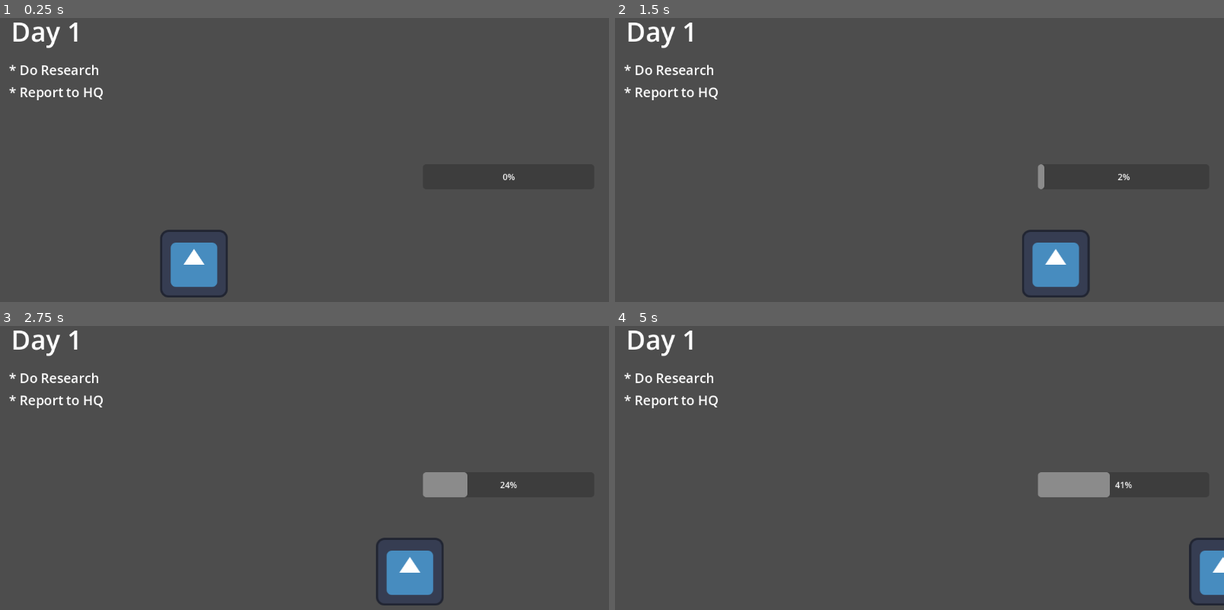
Above: before the commit, frames 1-4 (two rows, left to right).
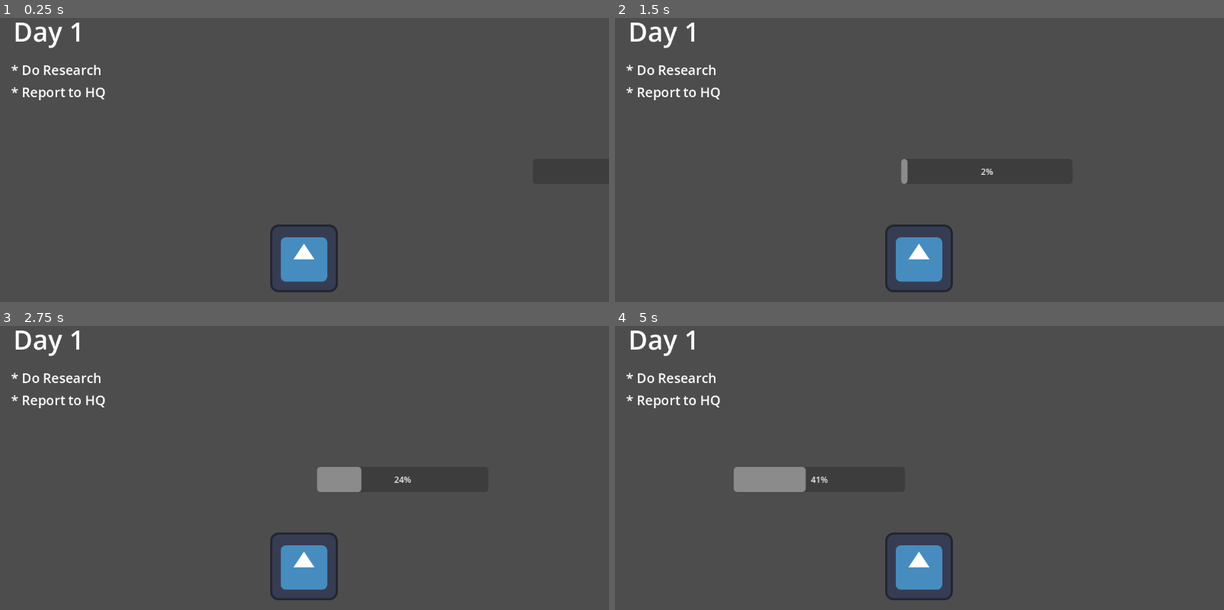
Above: after the commit, the same moments.

Repository: jerrsjackDeet/nasa_hackaton_2026_repo
Game: Godot game, scene res://scene/tasker.tscn
Two runs of this game, one before a commit and one after it. Both use one fixed random seed, a clock stepped at 60 frames per second and the inputs below. The project has no main scene, so this scene is started directly. The engine's default icon, where the game draws it, is replaced by a stand-in: a white triangle on a blue panel in a dark square.
Inputs:
- Up to frame 1 (0.25 s): no input
- Up to frame 2 (1.5 s): tap Enter at 0.5 s; hold Right (ui_right) from 0.53 s (still down); tap Space at 0.77 s
- Up to frame 3 (2.75 s): tap Space at 1.52 s; release Right (ui_right) at 2.03 s; hold Left (ui_left) from 2.03 s (still down)
- Up to frame 4 (5 s): release Left (ui_left) at 2.78 s; hold Right (ui_right) 2.78-4.28 s; tap Space at 3.02, 3.77, 4.52 s; hold Left (ui_left) from 4.28 s (still down)

The runs differ from the first frame. In frame 1, 4.2% of the frame differs, in the area x 1-85%, y 1-99%; in frame 2, 4.4%; in frame 3, 5.5%; in frame 4, 5.5%, in the area x 1-100%, y 1-99%.

Commit message:
camera 2d

Diff:
--- a/scene/tasker.tscn
+++ b/scene/tasker.tscn
@@ -17,6 +17,12 @@
 [node name="CollisionShape2D" type="CollisionShape2D" parent="Area2D"]
 shape = SubResource("RectangleShape2D_tnmt1")
 
+[node name="ProgressBar" type="ProgressBar" parent="Area2D"]
+offset_left = -161.0
+offset_top = -180.0
+offset_right = 163.0
+offset_bottom = -133.0
+
 [node name="CharacterBody2D" type="CharacterBody2D" parent="."]
 position = Vector2(368, 484)
 script = ExtResource("1_goyt1")
@@ -29,27 +35,28 @@
 position = Vector2(-1.5, -1.75)
 shape = SubResource("RectangleShape2D_udytp")
 
-[node name="UI_task" type="Control" parent="."]
+[node name="UI_task" type="Control" parent="CharacterBody2D"]
 layout_mode = 3
 anchors_preset = 8
 anchor_left = 0.5
 anchor_top = 0.5
 anchor_right = 0.5
 anchor_bottom = 0.5
-offset_left = -4.0
-offset_right = 1159.0
-offset_bottom = 660.0
+offset_left = -576.0
+offset_top = -474.0
+offset_right = 587.0
+offset_bottom = 186.0
 grow_horizontal = 2
 grow_vertical = 2
 size_flags_horizontal = 4
 size_flags_vertical = 4
 
-[node name="day_1" type="Control" parent="UI_task"]
+[node name="day_1" type="Control" parent="CharacterBody2D/UI_task"]
 anchors_preset = 0
 offset_right = 40.0
 offset_bottom = 40.0
 
-[node name="day1" type="Label" parent="UI_task/day_1"]
+[node name="day1" type="Label" parent="CharacterBody2D/UI_task/day_1"]
 layout_mode = 0
 offset_left = 25.0
 offset_top = 8.0
@@ -58,7 +65,7 @@
 theme_override_font_sizes/font_size = 50
 text = "Day 1"
 
-[node name="Label2" type="Label" parent="UI_task/day_1"]
+[node name="Label2" type="Label" parent="CharacterBody2D/UI_task/day_1"]
 layout_mode = 0
 offset_left = 4.0
 offset_top = 81.0
@@ -69,7 +76,7 @@
 horizontal_alignment = 1
 vertical_alignment = 1
 
-[node name="Label3" type="Label" parent="UI_task/day_1"]
+[node name="Label3" type="Label" parent="CharacterBody2D/UI_task/day_1"]
 layout_mode = 0
 offset_left = 5.0
 offset_top = 123.0
@@ -80,7 +87,7 @@
 horizontal_alignment = 1
 vertical_alignment = 1
 
-[node name="ColorRect" type="ColorRect" parent="UI_task/day_1"]
+[node name="ColorRect" type="ColorRect" parent="CharacterBody2D/UI_task/day_1"]
 visible = false
 layout_mode = 0
 offset_left = 32.0
@@ -88,7 +95,7 @@
 offset_right = 197.0
 offset_bottom = 118.0
 
-[node name="ColorRect2" type="ColorRect" parent="UI_task/day_1"]
+[node name="ColorRect2" type="ColorRect" parent="CharacterBody2D/UI_task/day_1"]
 visible = false
 layout_mode = 0
 offset_left = 38.0
@@ -96,12 +103,8 @@
 offset_right = 203.0
 offset_bottom = 159.0
 
-[node name="ProgressBar" type="ProgressBar" parent="UI_task"]
-layout_mode = 0
-offset_left = 804.0
-offset_top = 294.0
-offset_right = 1128.0
-offset_bottom = 341.0
+[node name="Camera2D" type="Camera2D" parent="CharacterBody2D"]
+offset = Vector2(0, -150)
 
 [connection signal="body_entered" from="Area2D" to="CharacterBody2D" method="_on_area_2d_body_entered"]
 [connection signal="body_exited" from="Area2D" to="CharacterBody2D" method="_on_area_2d_body_exited"]
--- a/script/character_body_2d.gd
+++ b/script/character_body_2d.gd
@@ -7,9 +7,9 @@
 	pass
 func _process(_delta) -> void:
 	if dalam_task1 == true:
-		$"../UI_task/ProgressBar".value += 0.3
-	if $"../UI_task/ProgressBar".value == 100:
-		$"../UI_task/day_1/ColorRect".visible = true
+		$"../Area2D/ProgressBar".value += 0.3
+	if $"../Area2D/ProgressBar".value == 100:
+		$UI_task/day_1/ColorRect.visible = true
 func _physics_process(_delta) -> void:
 	move_and_slide()
 	var dir = Input.get_axis("ui_left", "ui_right")
Not shown, added: scene/character_body_2d.gd.uid
Not shown: 1 places in scene/tasker.tscn that only renumber resources
